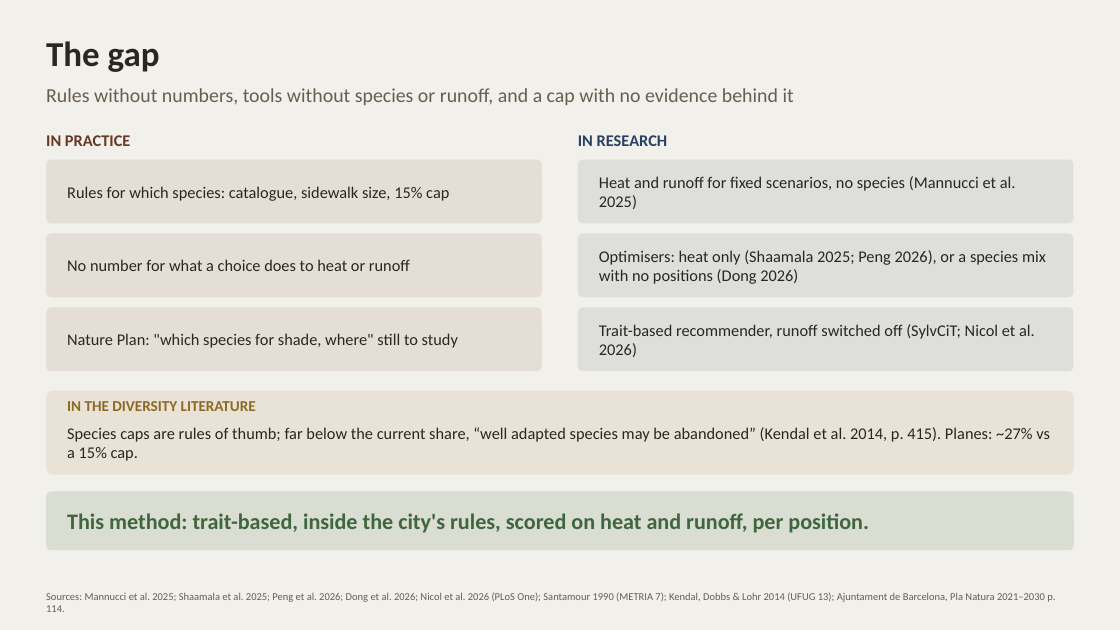
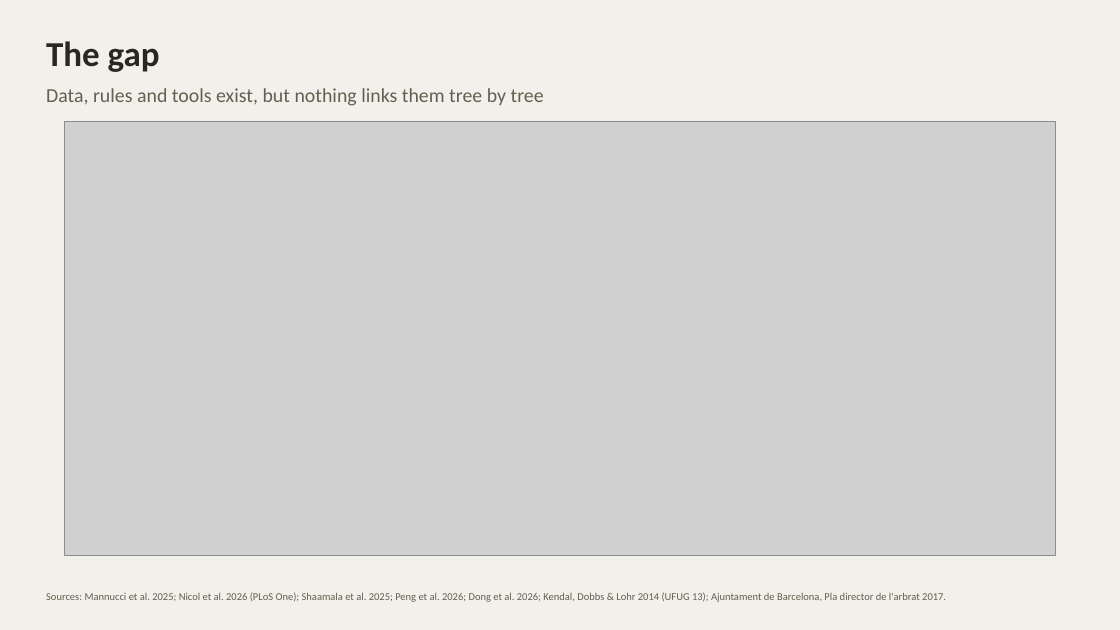
Before and after one commit to giofox96/shade-and-sponge, a slide deck: slide 7 of slides/shade_and_sponge_10nov_google.pptx. Drawn at 1120x630 pixels with LibreOffice and Linux fonts; fonts in the diff are those of the drawing; grey boxes stand for pictures. Boxes give left, top, right and bottom in pixels: in the first picture for what was removed or moved away, otherwise in the second. Text is boxed around its words. In the diff, an @@ line names an element or a change of style, - is before the commit and + after.

```diff
--- a/slides/shade_and_sponge_10nov_google.pptx
+++ b/slides/shade_and_sponge_10nov_google.pptx
@@ text at [46,88,544,106]: text changed @@
-Rules without numbers, tools without species or runoff, and a cap with no evidence behind it
+Data, rules and tools exist, but nothing links them tree by tree
@@ text removed at [46,135,130,146] @@
-IN PRACTICE
@@ picture added at [65,122,1056,555] @@
@@ text removed at [578,135,668,146] @@
-IN RESEARCH
@@ rounded rectangle removed at [46,160,542,223] @@
@@ rounded rectangle removed at [578,160,1074,223] @@
@@ text removed at [599,176,1016,209] @@
-Heat and runoff for fixed scenarios, no species (Mannucci et al. 2025)
@@ text removed at [67,186,449,201] @@
-Rules for which species: catalogue, sidewalk size, 15% cap
@@ rounded rectangle removed at [46,234,542,297] @@
@@ rounded rectangle removed at [578,234,1074,297] @@
@@ text removed at [67,259,410,271] @@
-No number for what a choice does to heat or runoff
@@ text removed at [599,250,1046,284] @@
-Optimisers: heat only (Shaamala 2025; Peng 2026), or a species mix with no positions (Dong 2026)
@@ rounded rectangle removed at [46,308,542,371] @@
@@ rounded rectangle removed at [578,308,1074,371] @@
@@ text removed at [599,324,1035,357] @@
-Trait-based recommender, runoff switched off (SylvCiT; Nicol et al. 2026)
@@ text removed at [67,333,458,348] @@
-Nature Plan: "which species for shade, where" still to study
@@ rounded rectangle removed at [46,391,1074,475] @@
@@ text removed at [67,401,1050,461] @@
-IN THE DIVERSITY LITERATURE
-Species caps are rules of thumb; far below the current share, “well adapted species may be abandoned” (Kendal et al. 2014, p. 415). Planes: ~27% vs a 15% cap.
@@ rounded rectangle removed at [46,492,1074,550] @@
@@ text removed at [67,513,869,533] @@
-This method: trait-based, inside the city's rules, scored on heat and runoff, per position.
@@ text at [46,592,946,602]: text changed @@
-Sources: Mannucci et al. 2025; Shaamala et al. 2025; Peng et al. 2026; Dong et al. 2026; Nicol et al. 2026 (PLoS One); Santamour 1990 (METRIA 7); Kendal, Dobbs & Lohr 2014 (UFUG 13); Ajuntament de Barcelona, Pla Natura 2021–2030 p. 114.
+Sources: Mannucci et al. 2025; Nicol et al. 2026 (PLoS One); Shaamala et al. 2025; Peng et al. 2026; Dong et al. 2026; Kendal, Dobbs & Lohr 2014 (UFUG 13); Ajuntament de Barcelona, Pla director de l'arbrat 2017.
```
Also in this commit, not shown: 5 other files.
